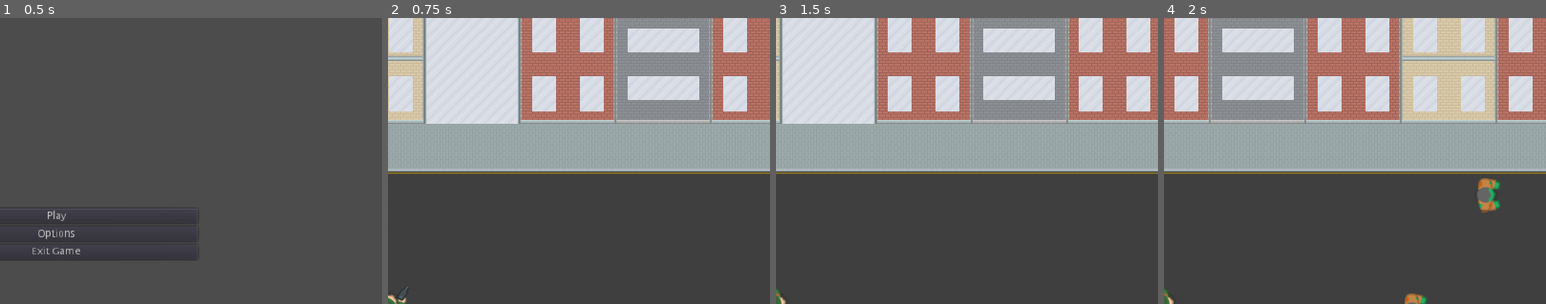
Above: before the commit, frames 1-4 (left to right).
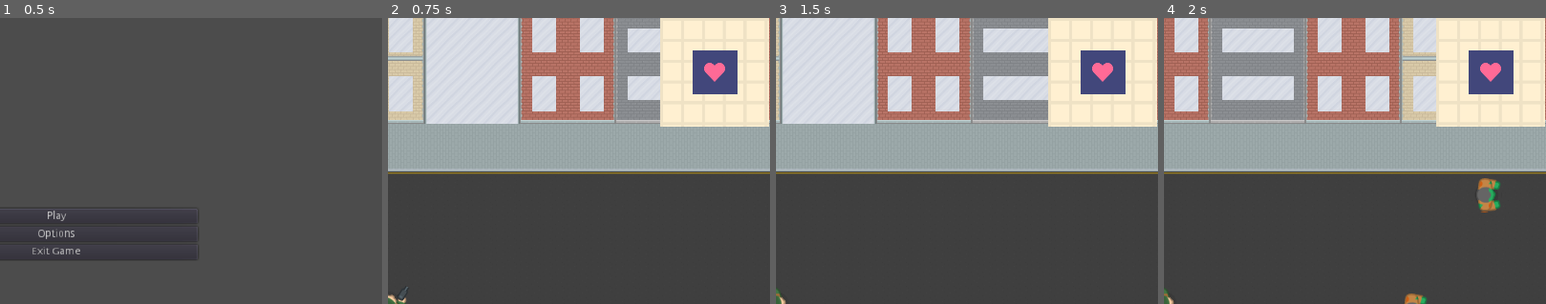
Above: after the commit, the same moments.

Repository: sindre0830/YAZG
Game: Godot game, scene res://Menu/MainMenu.tscn
Same seed, same stepped clock (60 frames per second), same inputs: the game is played once before the commit and once after it.
Inputs (mouse positions are % of the whole screen's width and height, from its top left):
- Up to frame 1 (0.5 s): no input
- Up to frame 2 (0.75 s): click "Play" at 0.5 s
- Up to frame 3 (1.5 s): tap Enter at 1.25 s; move the mouse to (72, 45) at 1.27 s; hold Right (ui_right) from 1.28 s (still down)
- Up to frame 4 (2 s): keep holding Right (ui_right)
The pictures show only the part of the screen within x 50-100%, y 0-50%; the shares and areas given below are measured in that part.

Frame 1 is identical in both runs. In frame 2, 11% of the frame differs, in the area x 71-100%, y 0-38%; in frame 3, 11%; in frame 4, 11%.

Commit message:
Temp assets for minimap, brainstorming minimap execution/concepts.

Diff:
--- /dev/null
+++ b/Source/UI/MiniMap.gd
@@ -0,0 +1,16 @@
+extends MarginContainer
+
+# Wong approach - leaving for the assets
+# Can't think today, sucks
+
+# What we want: get premade tiles based off scene (basically exits - see below for idea)
+# We need NWSE tiles, NW, NE, SW, SE tiles, NWS, WSE, SEN, ENW tiles, and a NWSE tile - 13
+# Then we can place the right map on screen, and update it when scene changes
+
+# Resource: https://godotengine.org/qa/58710/natural-resources-on-2d-randomly-generated-map
+
+# temp values
+var map_index = 0
+var world2 = 4		# binary 0100, north, east, south, west - our exit is east
+var map = [world2]
+var mapPos = map[map_index]
--- a/Source/UI/UserInterface.tscn
+++ b/Source/UI/UserInterface.tscn
@@ -1,7 +1,11 @@
-[gd_scene load_steps=3 format=2]
+[gd_scene load_steps=7 format=2]
 
 [ext_resource path="res://UI/Healthbar.tscn" type="PackedScene" id=1]
 [ext_resource path="res://UI/GunDisplay.tscn" type="PackedScene" id=2]
+[ext_resource path="res://Assets/UI/pattern_blueprintPaper.png" type="Texture" id=3]
+[ext_resource path="res://Assets/UI/heart.svg" type="Texture" id=4]
+[ext_resource path="res://Assets/UI/roomTemp.png" type="Texture" id=5]
+[ext_resource path="res://UI/MiniMap.gd" type="Script" id=6]
 
 [node name="CanvasLayer" type="CanvasLayer"]
 
@@ -12,3 +16,28 @@
 margin_bottom = 768.0
 
 [node name="Healthbar" parent="." instance=ExtResource( 1 )]
+
+[node name="MiniMap" type="MarginContainer" parent="."]
+margin_left = 877.0
+margin_right = 1023.0
+margin_bottom = 146.0
+script = ExtResource( 6 )
+__meta__ = {
+"_edit_use_anchors_": false
+}
+
+[node name="NinePatchRect" type="NinePatchRect" parent="MiniMap"]
+margin_right = 146.0
+margin_bottom = 146.0
+texture = ExtResource( 3 )
+axis_stretch_horizontal = 1
+axis_stretch_vertical = 1
+
+[node name="Room" type="Sprite" parent="MiniMap/NinePatchRect"]
+position = Vector2( 73, 73 )
+scale = Vector2( 1.5, 1.5 )
+texture = ExtResource( 5 )
+
+[node name="Player" type="Sprite" parent="MiniMap/NinePatchRect/Room"]
+scale = Vector2( 0.3, 0.3 )
+texture = ExtResource( 4 )
Binary file added: Source/Assets/UI/pattern_blueprintPaper.png
Not shown, added: Source/Assets/UI/pattern_blueprintPaper.png.import
Binary file added: Source/Assets/UI/roomTemp.png
Not shown, added: Source/Assets/UI/roomTemp.png.import
